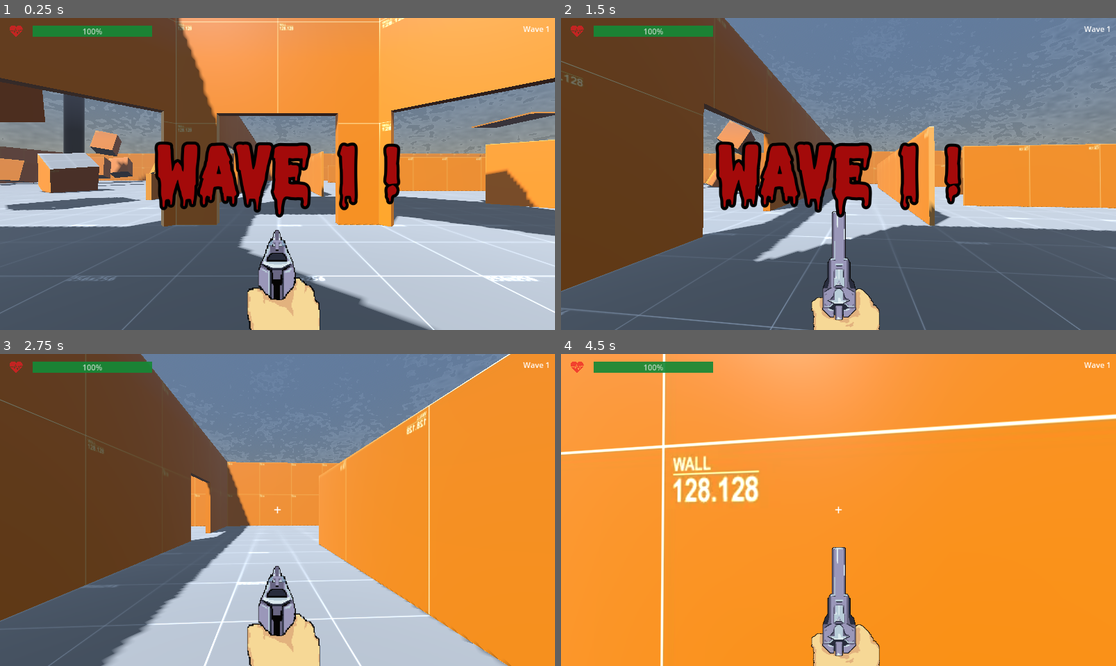
Above: before the commit, frames 1-4 (two rows, left to right).
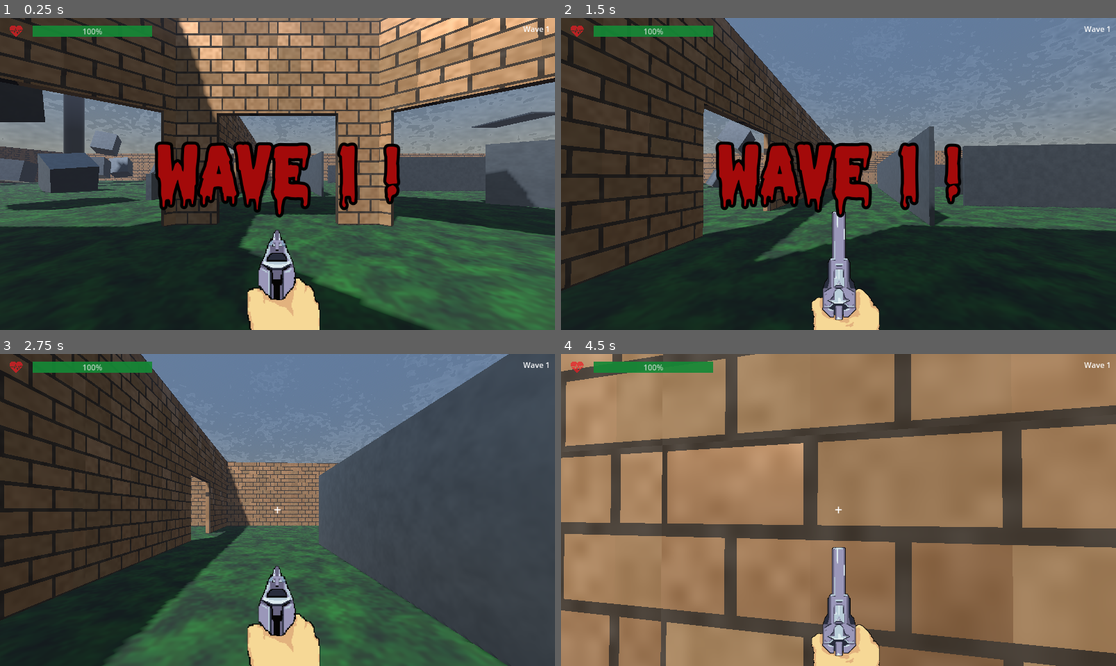
Above: after the commit, the same moments.

Repository: Liloslash/gwj_critters
Game: Godot game, scene res://World.tscn
The game is run twice, just before and just after one commit, with the same random seed, the same clock (stepped at 60 frames per second) and the same inputs. Sound files missing from this copy of the repository are replaced by a short silence.
Inputs (mouse positions are in pixels of both pictures, inside the frame that each line leads up to):
- Up to frame 1 (0.25 s): no input
- Up to frame 2 (1.5 s): tap Enter (ui_accept) at 0.5, 0.77 s; move the mouse to (866, 174) at 0.52 s; press the mouse at (866, 174) at 0.53 s; hold W (up) from 0.53 s (still down); move the mouse to (810, 174) at 1.27 s; release the mouse at (810, 174) at 1.28 s; click (810, 174) at 1.35 s
- Up to frame 3 (2.75 s): keep holding W (up); tap Enter (ui_accept) at 1.52 s; move the mouse to (288, 503) at 2.02 s; press the mouse at (288, 503) at 2.03 s
- Up to frame 4 (4.5 s): keep holding W (up); move the mouse to (832, 516) at 2.77 s; release the mouse at (832, 516) at 2.78 s; click (832, 516) at 2.85 s; tap Enter (ui_accept) at 3.02, 3.77, 4.25 s; move the mouse to (877, 513) at 3.52 s; press the mouse at (877, 513) at 3.53 s; move the mouse to (794, 506) at 4.27 s; release the mouse at (794, 506) at 4.28 s; click (794, 506) at 4.35 s

The runs differ from the first frame. In frame 1, 79% of the frame differs, in the area x 0-100%, y 0-100%; in frame 2, 64%; in frame 3, 81%; in frame 4, 97%.

Commit message:
Add AudioManager for music control and integrate audio features into player and world scenes. Updated HUD references and added new audio resources for death scream and background music. Enhanced scene structure with new map and obstacle shaders.

Diff:
--- a/World.tscn
+++ b/World.tscn
@@ -6,8 +6,8 @@
 [ext_resource type="PackedScene" uid="uid://c8yfcvieayxll" path="res://enemy/EnemyFast.tscn" id="3_bah7m"]
 [ext_resource type="Shader" uid="uid://cjvpc8kpr3070" path="res://shaders/sky.gdshader" id="3_eu7l1"]
 [ext_resource type="PackedScene" uid="uid://caoh2ltkqoyvm" path="res://HUD.tscn" id="3_hud"]
-[ext_resource type="PackedScene" uid="uid://b5v7mvrbkibl0" path="res://map/Arena.glb" id="3_p1v5b"]
-[ext_resource type="PackedScene" uid="uid://bqhbsi6kyt762" path="res://map/Obstacles.glb" id="3_wygdx"]
+[ext_resource type="PackedScene" uid="uid://bv0x3m8qr4a7t" path="res://map/Arena.tscn" id="3_p1v5b"]
+[ext_resource type="PackedScene" uid="uid://c8h4n2nar5k1p" path="res://map/Obstacles.tscn" id="3_wygdx"]
 [ext_resource type="Script" uid="uid://cxlnjf0w6uq4o" path="res://healing/healing_points.gd" id="9_f5c0m"]
 [ext_resource type="Script" uid="uid://dhxj3oct7bbmf" path="res://spawn_zones.gd" id="9_fv4w7"]
 [ext_resource type="AudioStream" uid="uid://c27ungj3tid2y" path="res://Assets/Sons Critters/Bruitage/Gong/shovel-gong.mp3" id="10_fvag4"]
--- /dev/null
+++ b/audio/AudioManager.gd
@@ -0,0 +1,37 @@
+extends Node
+
+var music_player: AudioStreamPlayer
+const music = preload("res://audio/metalcore.mp3")
+# https://soundcloud.com/anttu-janhunen/dark_dust_dispatcher
+
+func _ready():
+	# Créer le lecteur audio
+	music_player = AudioStreamPlayer.new()
+	add_child(music_player)
+
+	# Charger ta musique
+	music_player.stream = music
+
+	# Configuration
+	music_player.autoplay = true
+
+	music_player.volume_db = -15
+
+	# Démarrer la musique
+	music_player.play()
+
+# Fonctions utiles
+func stop_music():
+	music_player.stop()
+
+func play_music():
+	music_player.play()
+
+func pause_music():
+	music_player.stream_paused = true
+
+func resume_music():
+	music_player.stream_paused = false
+
+func set_volume(volume: float):
+	music_player.volume_db = volume
--- a/enemy/EnemyFast.tscn
+++ b/enemy/EnemyFast.tscn
@@ -36,6 +36,6 @@
 
 [node name="AudioStreamPlayer3D" type="AudioStreamPlayer3D" parent="."]
 stream = ExtResource("3_f083o")
-volume_db = -15.0
+volume_db = -20.185
 max_db = 2.0
 autoplay = true
--- a/healing/healing_point.tscn
+++ b/healing/healing_point.tscn
@@ -27,4 +27,4 @@
 
 [node name="HealingSound" type="AudioStreamPlayer3D" parent="."]
 stream = ExtResource("2_p14hl")
-volume_db = -25.0
+volume_db = -31.667
--- /dev/null
+++ b/map/Arena.tscn
@@ -0,0 +1,35 @@
+[gd_scene load_steps=6 format=3 uid="uid://bv0x3m8qr4a7t"]
+
+[ext_resource type="PackedScene" uid="uid://b5v7mvrbkibl0" path="res://map/Arena.glb" id="1_arena"]
+[ext_resource type="Shader" uid="uid://eks8kuv7ovp3" path="res://shaders/floor.gdshader" id="2_shader"]
+[ext_resource type="Shader" uid="uid://bipab22ptqytq" path="res://map/walls.gdshader" id="3_td4e4"]
+
+[sub_resource type="ShaderMaterial" id="ShaderMaterial_vby6s"]
+render_priority = 0
+shader = ExtResource("2_shader")
+shader_parameter/grass_light = Color(0.00672, 0.02, 0.0034, 1)
+shader_parameter/grass_dark = Color(0.15456, 0.46, 0.0782, 1)
+shader_parameter/tile_scale = 4.7
+shader_parameter/wind_strength = 0.27
+shader_parameter/variation_strength = 0.3
+
+[sub_resource type="ShaderMaterial" id="ShaderMaterial_yhbc4"]
+render_priority = 0
+shader = ExtResource("3_td4e4")
+shader_parameter/base_color = Color(0.664109, 0.475583, 0.311417, 1)
+shader_parameter/mortar_color = Color(0.3, 0.25, 0.2, 1)
+shader_parameter/highlight_color = Color(0.8, 0.7, 0.5, 1)
+shader_parameter/brick_width = 1.828
+shader_parameter/brick_height = 1.0
+shader_parameter/mortar_width = 0.076
+shader_parameter/glow_intensity = 0.197
+shader_parameter/time_speed = 0.902
+shader_parameter/roughness_variation = 1.0
+shader_parameter/base_roughness = 1.0
+shader_parameter/base_metallic = 0.842
+
+[node name="Arena" instance=ExtResource("1_arena")]
+
+[node name="Map" parent="." index="0"]
+surface_material_override/0 = SubResource("ShaderMaterial_vby6s")
+surface_material_override/1 = SubResource("ShaderMaterial_yhbc4")
--- /dev/null
+++ b/map/Obstacles.tscn
@@ -0,0 +1,28 @@
+[gd_scene load_steps=5 format=3 uid="uid://c8h4n2nar5k1p"]
+
+[ext_resource type="PackedScene" uid="uid://bqhbsi6kyt762" path="res://map/Obstacles.glb" id="1_obstacles"]
+[ext_resource type="Shader" uid="uid://cla15sopsy5ac" path="res://map/obstacles.gdshader" id="2_88yqm"]
+
+[sub_resource type="ShaderMaterial" id="ShaderMaterial_7010t"]
+render_priority = 0
+shader = ExtResource("2_88yqm")
+shader_parameter/metal_color = Color(0.7, 0.75, 0.8, 1)
+shader_parameter/metallic_value = 1.2
+shader_parameter/roughness_value = 0.15
+shader_parameter/edge_darkening = 0.3
+shader_parameter/detail_scale = 8.0
+
+[sub_resource type="ShaderMaterial" id="ShaderMaterial_1o0yy"]
+render_priority = 0
+shader = ExtResource("2_88yqm")
+shader_parameter/metal_color = Color(0.7, 0.75, 0.8, 1)
+shader_parameter/metallic_value = 0.891
+shader_parameter/roughness_value = 0.449
+shader_parameter/edge_darkening = 0.516
+shader_parameter/detail_scale = 7.562
+
+[node name="Obstacles" instance=ExtResource("1_obstacles")]
+
+[node name="Obstacles " parent="." index="0"]
+surface_material_override/0 = SubResource("ShaderMaterial_7010t")
+surface_material_override/1 = SubResource("ShaderMaterial_1o0yy")
--- /dev/null
+++ b/map/obstacles.gdshader
@@ -0,0 +1,80 @@
+shader_type spatial;
+render_mode specular_schlick_ggx;
+
+// Couleur principale du métal
+uniform vec4 metal_color : source_color = vec4(0.7, 0.75, 0.8, 1.0);
+uniform float metallic_value : hint_range(0.0, 2.0) = 1.2;
+uniform float roughness_value : hint_range(0.0, 1.0) = 0.15;
+
+// Effets d'usure subtile
+uniform float edge_darkening : hint_range(0.0, 1.0) = 0.3;
+uniform float detail_scale : hint_range(1.0, 20.0) = 8.0;
+
+varying vec3 world_position;
+varying vec3 local_position;
+varying vec3 world_normal;
+
+// Fonction de bruit simple pour détails
+float random(vec2 uv) {
+    return fract(sin(dot(uv, vec2(12.9898, 78.233))) * 43758.5453);
+}
+
+float noise(vec2 uv) {
+    vec2 i = floor(uv);
+    vec2 f = fract(uv);
+
+    float a = random(i);
+    float b = random(i + vec2(1.0, 0.0));
+    float c = random(i + vec2(0.0, 1.0));
+    float d = random(i + vec2(1.0, 1.0));
+
+    vec2 u = f * f * (3.0 - 2.0 * f);
+
+    return mix(mix(a, b, u.x), mix(c, d, u.x), u.y);
+}
+
+// Calcul simple de distance aux arêtes
+float edge_distance(vec3 pos) {
+    vec3 abs_pos = abs(pos - 0.5);
+    vec3 edge_dist = 0.5 - abs_pos;
+    return min(min(edge_dist.x, edge_dist.y), edge_dist.z);
+}
+
+void vertex() {
+    world_position = VERTEX;
+    local_position = VERTEX;
+    world_normal = NORMAL;
+}
+
+void fragment() {
+    // UV selon la face pour détails subtils
+    vec2 detail_uv;
+    if (abs(world_normal.y) > 0.5) {
+        detail_uv = local_position.xz * detail_scale;
+    } else if (abs(world_normal.x) > 0.5) {
+        detail_uv = local_position.zy * detail_scale;
+    } else {
+        detail_uv = local_position.xy * detail_scale;
+    }
+
+    // Couleur de base du métal (inspiré du premier shader)
+    vec3 base_color = metal_color.rgb;
+
+    // Assombrissement subtil des arêtes
+    float edge_dist = edge_distance(local_position);
+    float edge_factor = smoothstep(0.0, 0.15, edge_dist);
+    edge_factor = mix(1.0 - edge_darkening, 1.0, edge_factor);
+
+    // Variation très subtile pour casser l'uniformité
+    float subtle_variation = noise(detail_uv) * 0.05;
+    base_color *= (edge_factor + subtle_variation);
+
+    // Micro-détails très fins
+    float micro_noise = noise(detail_uv * 3.0) * 0.02;
+    base_color += vec3(micro_noise);
+
+    // Application des valeurs (inspiré du style des shaders de référence)
+    ALBEDO = base_color;
+    METALLIC = metallic_value;
+    ROUGHNESS = roughness_value;
+}
--- /dev/null
+++ b/map/walls.gdshader
@@ -0,0 +1,113 @@
+shader_type spatial;
+
+// Couleurs du mur
+uniform vec3 base_color : source_color = vec3(0.6, 0.5, 0.4);
+uniform vec3 mortar_color : source_color = vec3(0.3, 0.25, 0.2);
+uniform vec3 highlight_color : source_color = vec3(0.8, 0.7, 0.5);
+
+// Paramètres des briques
+uniform float brick_width : hint_range(0.1, 2.0) = 0.8;
+uniform float brick_height : hint_range(0.1, 1.0) = 0.4;
+uniform float mortar_width : hint_range(0.01, 0.2) = 0.05;
+
+// Effets visuels
+uniform float glow_intensity : hint_range(0.0, 2.0) = 0.3;
+uniform float time_speed : hint_range(0.0, 5.0) = 1.0;
+uniform float roughness_variation : hint_range(0.0, 1.0) = 0.4;
+
+// Paramètres de matériau
+uniform float base_roughness : hint_range(0.0, 1.0) = 0.7;
+uniform float base_metallic : hint_range(0.0, 1.0) = 0.1;
+
+varying vec3 world_position;
+varying vec2 world_uv;
+
+// Fonction de bruit
+float random(vec2 uv) {
+    return fract(sin(dot(uv, vec2(12.9898, 78.233))) * 43758.5453);
+}
+
+float noise(vec2 uv) {
+    vec2 i = floor(uv);
+    vec2 f = fract(uv);
+
+    float a = random(i);
+    float b = random(i + vec2(1.0, 0.0));
+    float c = random(i + vec2(0.0, 1.0));
+    float d = random(i + vec2(1.0, 1.0));
+
+    vec2 u = f * f * (3.0 - 2.0 * f);
+
+    return mix(mix(a, b, u.x), mix(c, d, u.x), u.y);
+}
+
+// Fonction pour créer un motif de briques
+vec2 brick_pattern(vec2 uv) {
+    // Décalage pour effet de briques
+    float row = floor(uv.y / brick_height);
+    float offset = 0.5 * mod(row, 2.0);
+
+    vec2 brick_uv = vec2(
+        mod(uv.x + offset * brick_width, brick_width),
+        mod(uv.y, brick_height)
+    );
+
+    return brick_uv;
+}
+
+void vertex() {
+    world_position = VERTEX;
+    world_uv = UV;
+}
+
+void fragment() {
+    // Échelle des UV pour les briques
+    vec2 scaled_uv = world_uv * 8.0;
+
+    // Motif de briques
+    vec2 brick_uv = brick_pattern(scaled_uv);
+
+    // Déterminer si on est sur la brique ou le mortier
+    bool is_mortar = (brick_uv.x < mortar_width || brick_uv.x > brick_width - mortar_width ||
+                      brick_uv.y < mortar_width || brick_uv.y > brick_height - mortar_width);
+
+    // Couleur de base
+    vec3 final_color;
+    float final_roughness;
+
+    if (is_mortar) {
+        final_color = mortar_color;
+        final_roughness = base_roughness + 0.2;
+    } else {
+        // Variation de couleur sur les briques
+        float brick_noise = noise(floor(scaled_uv / vec2(brick_width, brick_height)) * 3.0);
+        final_color = mix(base_color, highlight_color, brick_noise * 0.3);
+        final_roughness = base_roughness + (brick_noise - 0.5) * roughness_variation;
+    }
+
+    // Effet de brillance subtile avec le temps
+    float time_factor = sin(TIME * time_speed + world_position.x * 0.1 + world_position.z * 0.1) * 0.5 + 0.5;
+    float glow = time_factor * glow_intensity;
+
+    // Ajouter de la variation de couleur avec le bruit
+    vec2 detail_uv = scaled_uv * 4.0;
+    float detail_noise = noise(detail_uv) * 0.1;
+    final_color += vec3(detail_noise);
+
+    // Effet de usure sur les bords
+    float edge_wear = 1.0 - smoothstep(0.0, 0.1, min(min(brick_uv.x, brick_width - brick_uv.x),
+                                                     min(brick_uv.y, brick_height - brick_uv.y)));
+    if (!is_mortar) {
+        final_color = mix(final_color, mortar_color, edge_wear * 0.2);
+    }
+
+    // Éclat subtil
+    final_color += vec3(glow * 0.1);
+
+    ALBEDO = final_color;
+    ROUGHNESS = clamp(final_roughness, 0.0, 1.0);
+    METALLIC = base_metallic;
+
+    // Léger effet d'émission pour le glow
+    EMISSION = final_color * glow * 0.05;
+}
--- a/player/Player.tscn
+++ b/player/Player.tscn
@@ -1,9 +1,10 @@
-[gd_scene load_steps=15 format=3 uid="uid://bporlauvhb1m8"]
+[gd_scene load_steps=16 format=3 uid="uid://bporlauvhb1m8"]
 
 [ext_resource type="Script" uid="uid://bd02db1dg7fme" path="res://player/player.gd" id="1_xhfnw"]
 [ext_resource type="Script" uid="uid://cg4svlkrqmlrv" path="res://player/raycast_weapon.gd" id="2_weapon"]
 [ext_resource type="AudioStream" uid="uid://dyxlurd1gttlb" path="res://Assets/Sons Critters/Bruitage/Dégats/pistol-shot.mp3" id="3_wnvi2"]
 [ext_resource type="Texture2D" uid="uid://drh5xetmhdnv4" path="res://Assets/Sprites/Gun-HUD.png" id="4_83hs8"]
+[ext_resource type="AudioStream" uid="uid://cnxna2q2hfv33" path="res://Assets/Sons Critters/Bruitage/Gémissements/young-male-scream.mp3" id="5_aqcbf"]
 [ext_resource type="AudioStream" uid="uid://dlb06f6iddasv" path="res://Assets/Sons Critters/Bruitage/Dégats/Heartbeat.mp3" id="5_x8kxw"]
 
 [sub_resource type="CapsuleShape3D" id="CapsuleShape3D_0rwas"]
@@ -68,6 +69,7 @@
 
 [node name="Player" type="CharacterBody3D"]
 script = ExtResource("1_xhfnw")
+current_health = 2
 
 [node name="CollisionShape3D" type="CollisionShape3D" parent="."]
 shape = SubResource("CapsuleShape3D_0rwas")
@@ -105,5 +107,9 @@
 
 [node name="Footsteps-boots" type="AudioStreamPlayer" parent="."]
 
+[node name="DeathScream" type="AudioStreamPlayer" parent="."]
+stream = ExtResource("5_aqcbf")
+volume_db = -26.0
+
 [node name="HeartbeatPlayer" type="AudioStreamPlayer3D" parent="."]
 stream = ExtResource("5_x8kxw")
--- a/player/player.gd
+++ b/player/player.gd
@@ -10,6 +10,7 @@
 @onready var weapon: RaycastWeapon = $MainWeapon
 @onready var fire_gun_animation: AnimatedSprite2D = $CanvasLayer/FireGunAnimation
 @onready var footsteps_boots: AudioStreamPlayer = $"Footsteps-boots"
+@onready var death_scream: AudioStreamPlayer = $DeathScream
 
 @onready var heartbeat_player: AudioStreamPlayer3D = $HeartbeatPlayer
 
@@ -156,6 +157,8 @@
 
 func die() -> void:
 	velocity = Vector3.ZERO
+	death_scream.play()
+	AudioManager.stop_music()
 	set_process_input(false)
 	set_physics_process(false)
 
--- a/project.godot
+++ b/project.godot
@@ -13,6 +13,10 @@
 config/name="CRITTERS"
 run/main_scene="uid://ct41h7jhnr1fy"
 config/features=PackedStringArray("4.4", "GL Compatibility")
+
+[autoload]
+
+AudioManager="*res://audio/AudioManager.gd"
 
 [input]
 
--- a/shaders/floor.gdshader
+++ b/shaders/floor.gdshader
@@ -1,30 +1,21 @@
 shader_type spatial;
 
-// Couleurs de base au lieu de textures
-uniform vec3 dirt_color : source_color = vec3(0.35, 0.25, 0.15);
-uniform vec3 grass_color : source_color = vec3(0.15, 0.4, 0.08);
+// Couleurs d'herbe
+uniform vec3 grass_light : source_color = vec3(0.2, 0.6, 0.1);
+uniform vec3 grass_dark : source_color = vec3(0.1, 0.3, 0.05);
 
-// Paramètres de mélange
-uniform float grass_threshold : hint_range(0.0, 1.0) = 0.4;
-uniform float blend_sharpness : hint_range(0.1, 10.0) = 2.0;
-
-// Paramètres de bruit pour la variation
-uniform float noise_scale : hint_range(0.1, 10.0) = 1.0;
-uniform float noise_strength : hint_range(0.0, 1.0) = 0.5;
-
-// Paramètres de matériau
-uniform float dirt_roughness : hint_range(0.0, 1.0) = 0.8;
-uniform float grass_roughness : hint_range(0.0, 1.0) = 0.9;
+// Paramètres simples
+uniform float tile_scale : hint_range(1.0, 16.0, 0.1) = 6.0;
+uniform float wind_strength : hint_range(0.0, 0.5, 0.01) = 0.1;
+uniform float variation_strength : hint_range(0.0, 1.0, 0.1) = 0.3;
 
 varying vec3 world_position;
-varying vec3 world_normal;
 
-// Fonction de bruit simple
+// Fonction de bruit simple et efficace
 float random(vec2 uv) {
     return fract(sin(dot(uv, vec2(12.9898, 78.233))) * 43758.5453);
 }
 
-// Bruit de Perlin simplifié
 float noise(vec2 uv) {
     vec2 i = floor(uv);
     vec2 f = fract(uv);
@@ -39,53 +30,34 @@
     return mix(mix(a, b, u.x), mix(c, d, u.x), u.y);
 }
 
-// Fonction de mélange smooth
-float smooth_mix(float value, float threshold, float sharpness) {
-    return smoothstep(threshold - 1.0/sharpness, threshold + 1.0/sharpness, value);
-}
-
 void vertex() {
     world_position = VERTEX;
-    world_normal = NORMAL;
 }
 
 void fragment() {
-    // Calcul du facteur de mélange basé sur la pente et le bruit
-    float slope = 1.0 - abs(dot(world_normal, vec3(0.0, 1.0, 0.0)));
+    // UV avec échelle
+    vec2 grass_uv = world_position.xz * tile_scale;
 
-    // Ajout de variation avec du bruit
-    vec2 noise_uv = world_position.xz * noise_scale;
-    float noise_value = noise(noise_uv) * noise_strength;
+    // Bruit de base pour la variation d'herbe
+    float grass_noise = noise(grass_uv);
 
-    // Facteur de mélange combiné
-    float blend_factor = slope + noise_value;
+    // Effet de vent subtil avec le temps
+    vec2 wind_uv = grass_uv + vec2(TIME * 0.3, TIME * 0.1) * wind_strength;
+    float wind_noise = noise(wind_uv) * 0.3;
 
-    // Calcul des poids de mélange (seulement herbe et terre)
-    float grass_weight = 1.0 - smooth_mix(blend_factor, grass_threshold, blend_sharpness);
-    float dirt_weight = 1.0 - grass_weight;
+    // Mélange des couleurs d'herbe
+    float grass_variation = (grass_noise + wind_noise) * variation_strength;
+    vec3 final_color = mix(grass_dark, grass_light, 0.5 + grass_variation);
 
-    // Mélange final des couleurs
-    vec3 final_color = dirt_color * dirt_weight + grass_color * grass_weight;
+    // Détails fins pour plus de réalisme
+    float detail = noise(grass_uv * 4.0) * 0.1;
+    final_color += vec3(0.0, detail, detail * 0.5);
 
-    // Calcul de la rugosité finale
-    float final_roughness = dirt_roughness * dirt_weight + grass_roughness * grass_weight;
-
-    // Assombrissement des zones en pente pour plus de réalisme
-    float shadow_factor = 1.0 - slope * 0.2;
-    final_color *= shadow_factor;
-
-    // Ajout de variation de couleur avec le bruit pour plus de détails
-    vec2 detail_uv = world_position.xz * noise_scale * 3.0;
-    float detail_noise = noise(detail_uv) * 0.15;
-    final_color *= (1.0 + detail_noise);
-
-    // Variation supplémentaire pour l'herbe
-    if (grass_weight > 0.5) {
-        float grass_variation = noise(world_position.xz * 8.0) * 0.1;
-        final_color += vec3(0.0, grass_variation, -grass_variation * 0.5);
-    }
+    // Variation de brillance selon les zones
+    float brightness_variation = noise(grass_uv * 0.5) * 0.2 + 0.9;
+    final_color *= brightness_variation;
 
     ALBEDO = final_color;
-    ROUGHNESS = final_roughness;
+    ROUGHNESS = 0.85;
     METALLIC = 0.0;
 }
--- a/world.gd
+++ b/world.gd
@@ -24,10 +24,11 @@
 var enemies_spawned_in_wave: int = 0
 var enemies_alive_count: int = 0
 var is_between_waves: bool = false
-var HUD: HUD = null
+var hud: HUD = null
 
 func _ready() -> void:
-	HUD = get_node_or_null("HUD")
+	hud = get_node_or_null("HUD")
+	AudioManager.play_music()
 	_configure_spawn_timer()
 	_configure_wave_timer()
 	_seed_rng()
@@ -85,6 +86,10 @@
 	enemies_alive_count += 1
 
 func _finish_wave() -> void:
+	# Check if we're still in the scene tree (avoid errors during scene reload)
+	if not is_inside_tree():
+		return
+
 	heal_points.spawn_healing_point()
 	if is_between_waves:
 		return
@@ -94,6 +99,10 @@
 	wave_timer.start(wave_pause_seconds)
 
 func _on_enemy_died() -> void:
+	# Check if we're still in the scene tree (avoid errors during scene reload)
+	if not is_inside_tree():
+		return
+
 	enemies_alive_count = max(0, enemies_alive_count - 1)
 	if spawn_timer.is_stopped() and enemies_alive_count == 0:
 		_finish_wave()
@@ -108,11 +117,11 @@
 		_finish_wave()
 
 func _update_hud_wave_started() -> void:
-	HUD.set_wave("Wave %d" % current_wave)
-	HUD.show_wave_start(current_wave)
+	hud.set_wave("Wave %d" % current_wave)
+	hud.show_wave_start(current_wave)
 
 func _update_hud_wave_ended() -> void:
-	HUD.set_wave("Waiting for next wave...")
+	hud.set_wave("Waiting for next wave...")
 
 # --- Difficulty/Scaling Logic ---
 
Not shown, added: audio/AudioManager.gd.uid
Not shown, added: audio/metalcore.mp3.import
Not shown, added: map/obstacles.gdshader.uid
Not shown, added: map/walls.gdshader.uid
Not shown, added: audio/metalcore.mp3
